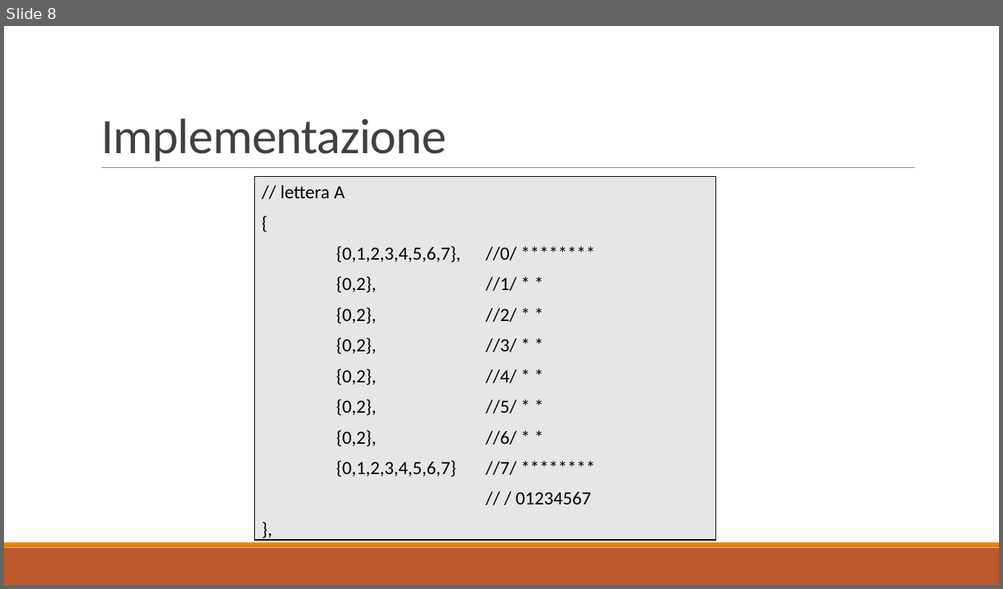
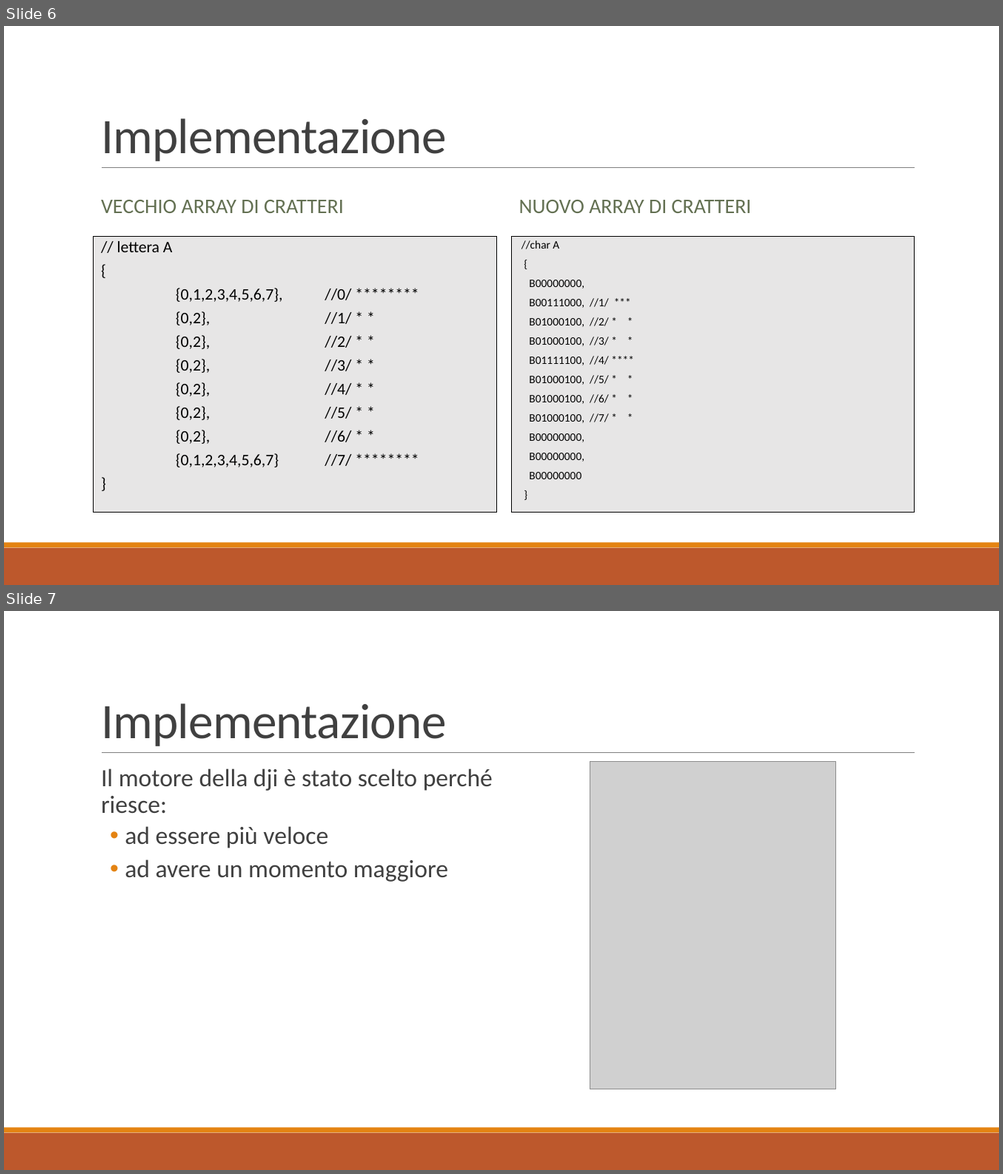
Before and after one commit to nemastojanovic/FanClock2, a slide deck: Documentazione/I3_PRESENTAZIONE_PROG3.pptx. Shown one above the other, each under a label of ours: slide 8 before the commit, slides 6 and 7 after it. The pictures are 1003x589 and 1003x1174 pixels, drawn with LibreOffice and Linux fonts; fonts in the diff are those of the drawing; grey boxes stand for pictures. Boxes give left, top, right and bottom in pixels: in the first picture for what was removed or moved away, otherwise in the second. Text is boxed around its words. In the diff, an @@ line names an element or a change of style, - is before the commit and + after.

Commit message:
ultima versione della presentazione

```diff
--- a/Documentazione/I3_PRESENTAZIONE_PROG3.pptx
+++ b/Documentazione/I3_PRESENTAZIONE_PROG3.pptx
@@ slide 7 added at [4, 611, 999, 1170], background #FFFFFF; not listed: 3 template elements that a slide beside it also shows @@
@@ title added at [101, 703, 446, 746], 48 pt, text #404040 @@
+Implementazione
@@ picture added at [589, 762, 836, 1090] @@
@@ text added at [101, 769, 492, 882], 24 pt, text #404040 @@
+  Il motore della dji è stato scelto perché riesce:
+  • ad essere più veloce
+  • ad avere un momento maggiore
@@ what was slide 8 is now slide 6 @@
@@ slide 6 changed as well @@
@@ text added at [101, 200, 344, 213], 20 pt, text #637052 @@
+VECCHIO ARRAY DI CRATTERI
@@ text added at [519, 200, 751, 213], 20 pt, text #637052 @@
+NUOVO ARRAY DI CRATTERI
@@ text "// lettera A": place and size @@
-text "// lettera A" at [254, 177, 716, 541]
+text "// lettera A" at [94, 236, 496, 511]
@@ text "// lettera A" at [94, 236, 496, 511]: rectangle to text @@
@@ text at [117, 241, 351, 468]: size 18 to 15.5 pt; line spacing 1 to 0.8 @@
@@ text added at [512, 236, 914, 511], fill #E7E6E6, outline #000000 0.75 pt, 11 pt, text #000000 @@
+//char A
+{
+B00000000,
+B00111000, //1/ ***
+B01000100, //2/ * *
+B01000100, //3/ * *
+B01111100, //4/ ****
+B01000100, //5/ * *
+B01000100, //6/ * *
+B01000100, //7/ * *
+B00000000,
+B00000000,
+B00000000
+}
@@ text at [515, 492, 591, 505]: text changed; size 18 to 15.5 pt @@
-// / 01234567
-},
+}
```
Also in this commit, not shown: 3 other slides changed, 9 other slides added, 12 slides removed.
